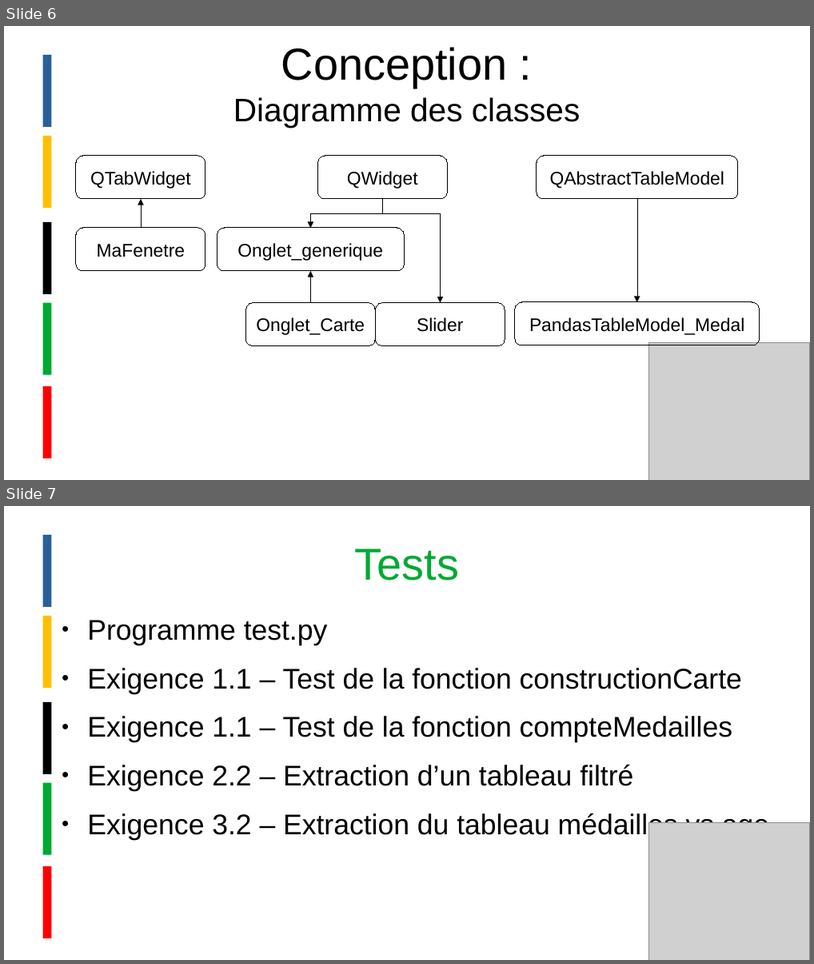
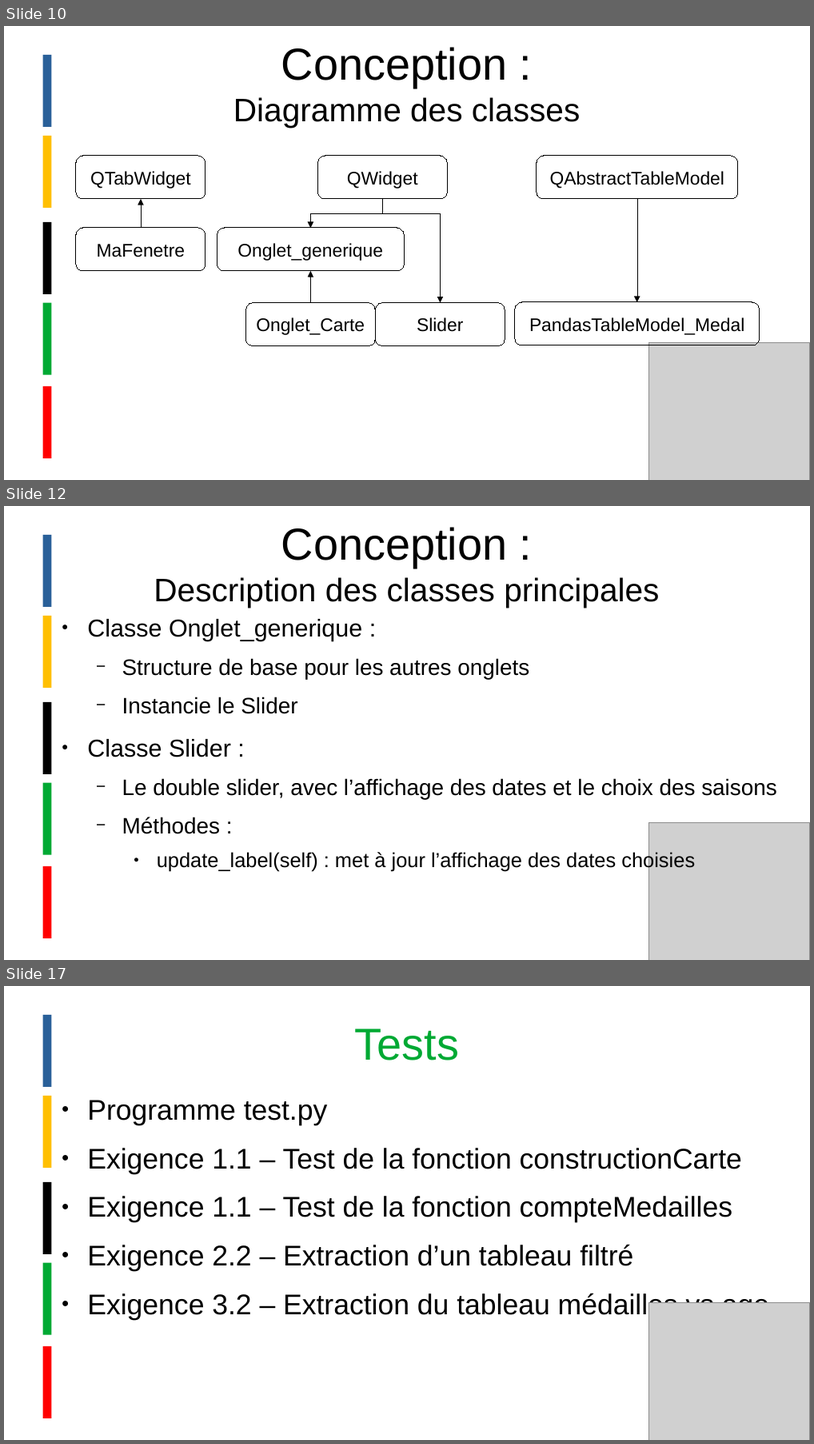
Before and after one commit to cguirardel/PAI-projet, a slide deck: slides.odp. Shown one above the other, each under a label of ours: slides 6 and 7 before the commit, slides 10, 12 and 17 after it; the slides between them are not shown. The pictures are 814x964 and 814x1444 pixels, drawn with LibreOffice and Linux fonts; fonts in the diff are those of the drawing; grey boxes stand for pictures. Boxes give left, top, right and bottom in pixels: in the first picture for what was removed or moved away, otherwise in the second. Text is boxed around its words. In the diff, an @@ line names an element or a change of style, - is before the commit and + after.

```diff
--- a/slides.odp
+++ b/slides.odp
@@ slide 12 added at (4, 506, 810, 960), background #FFFFFF @@
@@ title added at (154, 527, 659, 608), 32 pt, text #000000 @@
+Conception :
+Description des classes principales
@@ text added at (87, 619, 778, 872), 22 pt, text #000000 @@
+● Classe Onglet_generique :
+  − Structure de base pour les autres onglets
+  − Instancie le Slider
+● Classe Slider :
+  − Le double slider, avec l’affichage des dates et le choix des saisons
+  − Méthodes :
+    ● update_label(self) : met à jour l’affichage des dates choisies
@@ picture added at (650, 823, 810, 960) @@
@@ group added at (47, 535, 47, 939): 5 lines @@
@@ what was slide 6 is now slide 10 @@
@@ what was slide 7 is now slide 17 @@
```
Also in this commit, not shown: 1 slide changed, 9 other slides added, 1 other file.
